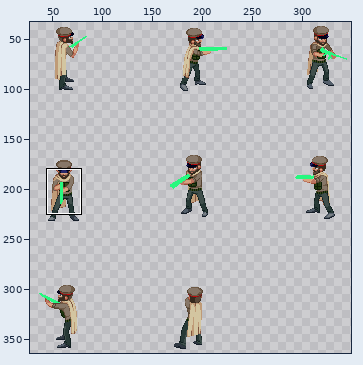
Two states of a sprite sheet, Client/Content/Units/Officer/Stand.png. Above: a wide view before the commit, with the close-up outlined.
Close-up. Before the commit:
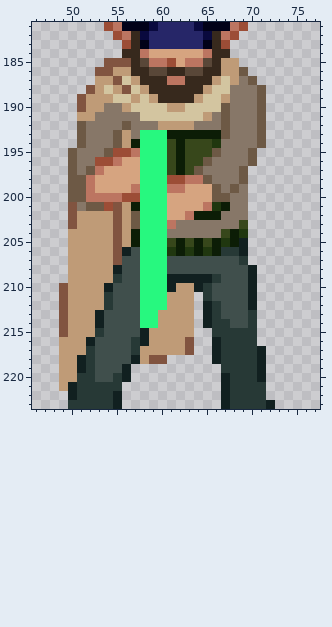
The file is 384x384 pixels. Colours within 5 levels of each other are drawn and written as one. Shown: x 46..77, y 181..223. The wide view leaves out empty margins. The commit also changed other parts of the picture, which this record leaves out.
After:
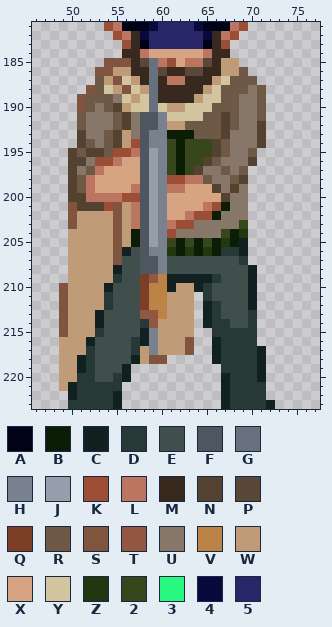
Palette (. is transparent): A #010118  B #0c1d06  C #112020  D #273936  E #404f4c  F #4e5660  G #67707d  H #78818d  J #959fac  K #9c4d36  L #bc7561  M #37291d  N #544230  P #594738  Q #7a3f24  R #6d5945  S #815440  T #915740  U #877768  V #bb8345  W #bf9b77  X #d6a480  Y #d3c5a0  Z #20370f  2 #37471b  3 #27f87f  4 #09093e  5 #262668
Change:
The edit turns colour 3 into colour D in row 214 at x 58.
The edit turns colour 3 into colour F in rows 193 to 206 at x 58; in rows 207 to 208 at x 58 to 59.
The edit turns colour U into colour F in row 192 at x 58 to 59.
The edit turns colour Y into colour F in row 191 at x 58 to 59.
The edit turns colour L into colour G in row 185 at x 59.
The edit turns colour M into colour G in rows 187 to 188 at x 59.
The edit turns colour P into colour G in row 186 at x 59.
The edit turns colour W into colour G in row 189 at x 59.
The edit turns colour Y into colour G in row 190 at x 59.
The edit turns colour 3 into colour H in rows 193 to 194 at x 59 to 60; in rows 195 to 205 at x 60; in row 206 at x 59 to 60; in rows 207 to 208 at x 60.
The edit turns colour W into colour H in row 192 at x 60; in rows 215 to 217 at x 59.
The edit turns colour Y into colour H in row 191 at x 60.
The edit turns colour 3 into colour J in rows 195 to 205 at x 59.
The edit turns colour B into colour K in row 194 at x 57; in row 202 at x 64 to 65.
The edit turns colour U into colour K in row 203 at x 62 to 63; in row 204 at x 61.
The edit turns colour Z into colour K in row 201 at x 66.
The edit turns colour B into colour L in row 201 at x 57.
The edit turns colour R into colour L in rows 202 to 203 at x 57.
The edit turns colour R into colour N in row 191 at x 67; in row 192 at x 56, 67 and 71; in row 193 at x 51, 55, 67 and 71; in row 194 at x 51, 55 and 71; in row 195 at x 50 and 66; in row 196 at x 50, 65 and 70.
The edit turns colour R into colour N in row 197 at x 50 and 64; in row 198 at x 50 and 69; in row 199 at x 50, 66 and 68; in row 200 at x 50 to 51 and 67; in row 201 at x 52 to 53.
The edit turns colour U into colour N in row 190 at x 55; in row 191 at x 56; in row 195 at x 52 to 53; in row 196 at x 51; in row 201 at x 51.
The edit turns colour Z into colour N in row 194 at x 66.
The edit turns colour 3 into colour Q in rows 209 to 212 at x 58.
The edit turns colour B into colour R in row 193 at x 64 to 66.
The edit turns colour U into colour R in row 187 at x 69; in row 188 at x 68 to 69; in row 189 at x 68; in row 190 at x 54 and 68; in row 191 at x 55, 66 and 68; in row 192 at x 55, 64 to 66 and 68.
The edit turns colour U into colour R in row 193 at x 54; in row 194 at x 52, 54 and 67; in row 195 at x 51 and 67; in row 196 at x 66; in row 197 at x 67; in row 198 at x 68.
The edit turns colour W into colour R in row 187 at x 53 and 68; in row 188 at x 53; in row 189 at x 52 to 54 and 67; in row 190 at x 52; in row 191 at x 51 and 65; in row 192 at x 63.
The edit turns colour Y into colour R in row 188 at x 67; in row 190 at x 66.
The edit turns colour 3 into colour T in row 209 at x 59; in row 213 at x 58 to 59; in row 214 at x 59.
The edit turns colour W into colour U in row 190 at x 53; in row 191 at x 52.
The edit turns colour Y into colour U in row 189 at x 55.
The edit turns colour 3 into colour V in row 209 at x 60; in rows 210 to 212 at x 59 to 60.
The edit turns colour W into colour V in row 213 at x 60.
The edit turns colour R into colour X in row 200 at x 66.
